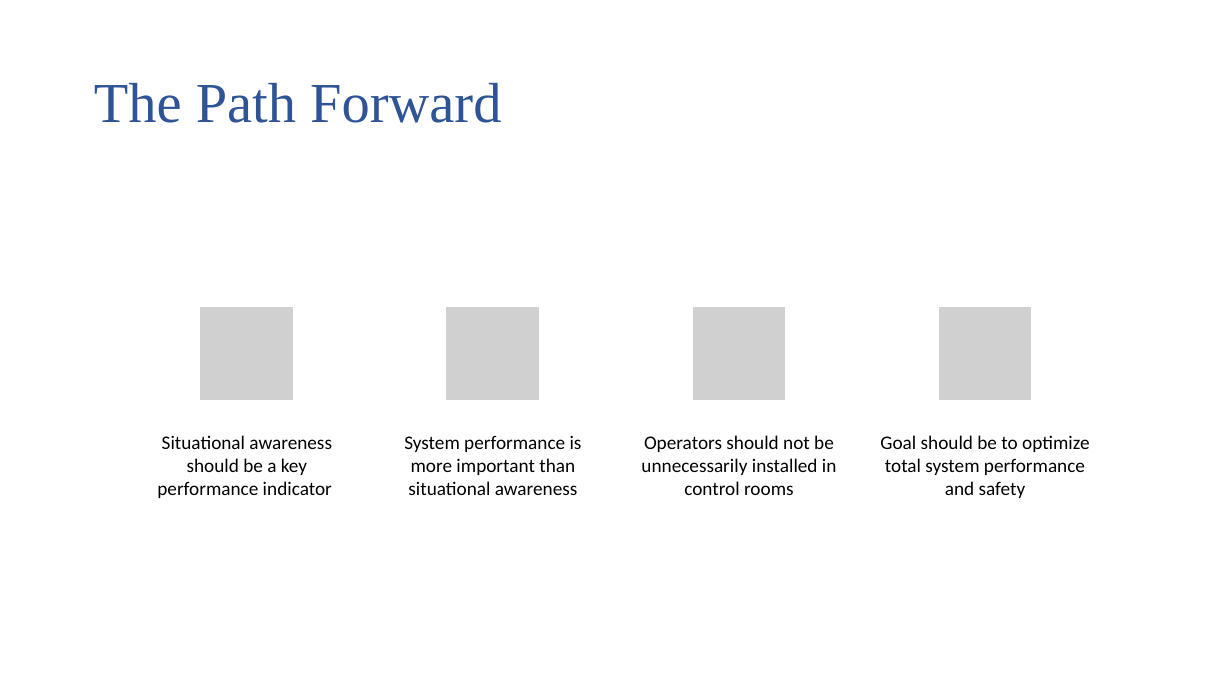
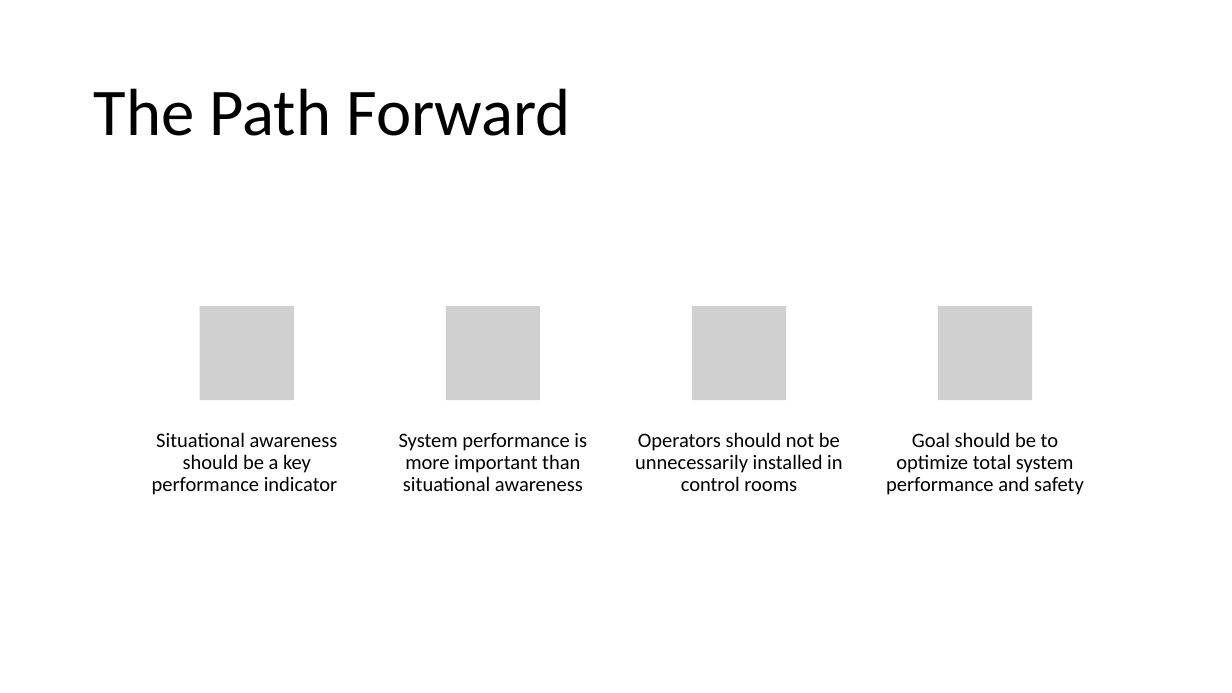
Before and after one commit to rogerlew/conference-ahfe-2022, a slide deck: slide 12 of AHFE 2022.pptx. Drawn at 1232x693 pixels with LibreOffice and Linux fonts; fonts in the diff are those of the drawing; grey boxes stand for pictures. Boxes give left, top, right and bottom in pixels: in the first picture for what was removed or moved away, otherwise in the second. Text is boxed around its words. In the diff, an @@ line names an element or a change of style, - is before the commit and + after.

```diff
--- a/AHFE 2022.pptx
+++ b/AHFE 2022.pptx
@@ title "The Path Forward" at [94,88,571,136]: size 44 to 52 pt, font Times New Roman to Calibri, text colour #2F5496 to #000000 @@
@@ size 15 to 16 pt; line spacing 1 to 0.9 in 4 elements at [152,432,338,495], [399,433,587,491], [635,432,842,491], [886,432,1084,495] @@
```
Also in this commit, not shown: 2 other slides changed.
